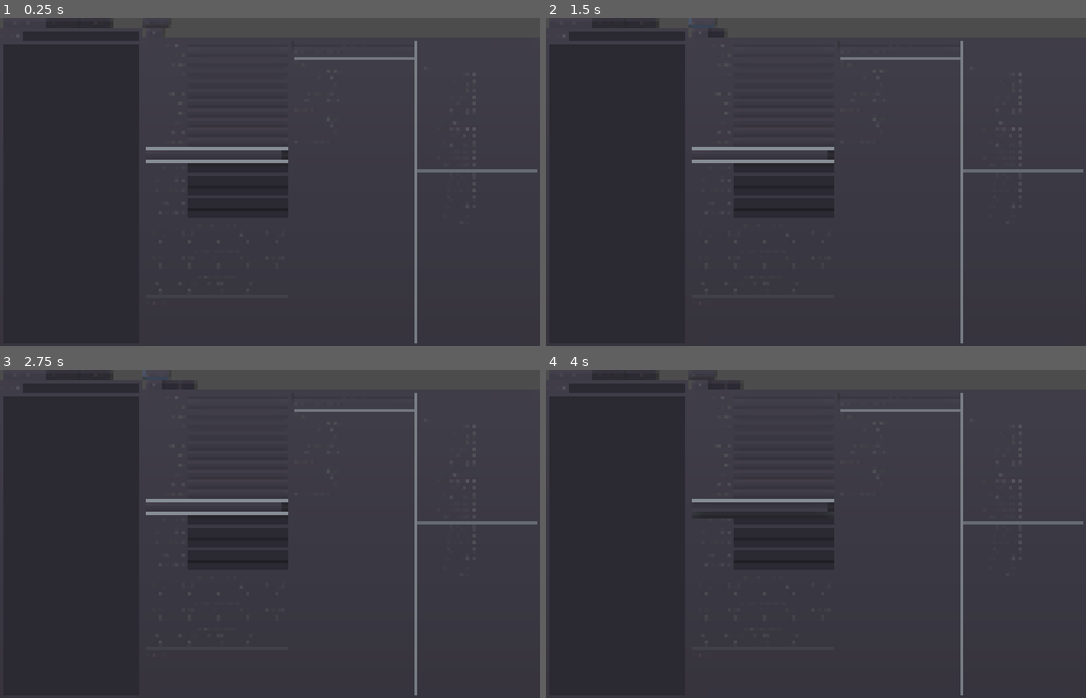
Above: before the commit, frames 1-4 (two rows, left to right).
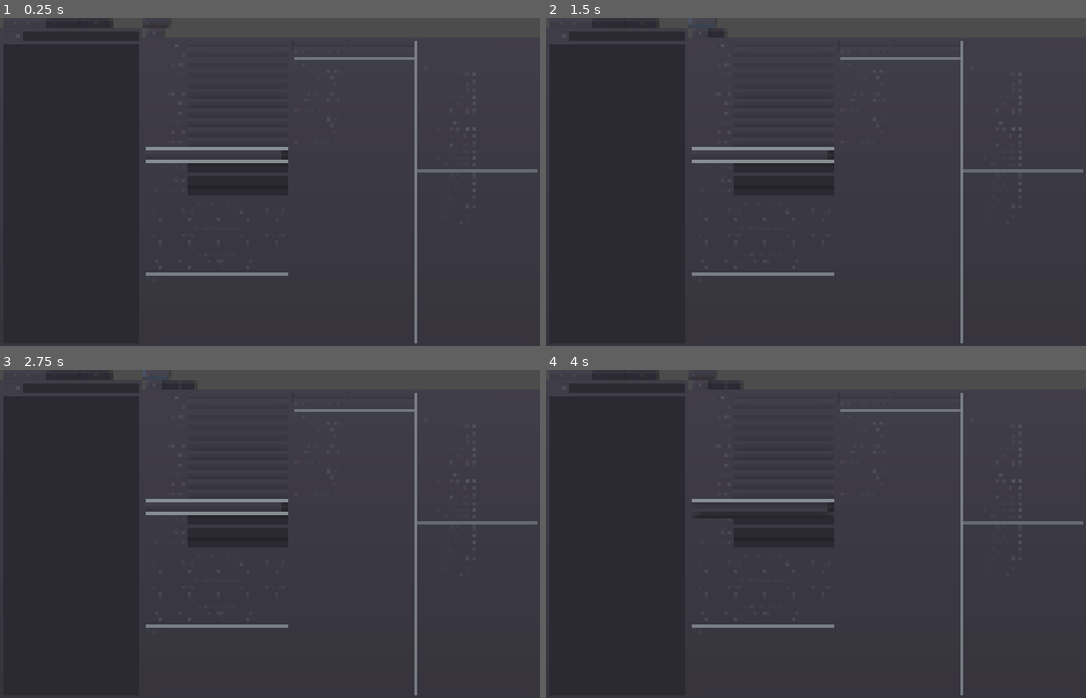
Above: after the commit, the same moments.

Repository: Hirmuolio/runescape-equipment-tool
Game: Godot game, scene res://main.tscn
The game is run twice, just before and just after one commit, with the same random seed, the same clock (stepped at 60 frames per second) and the same inputs.
Inputs (mouse positions are in pixels of both pictures, inside the frame that each line leads up to):
- Up to frame 1 (0.25 s): no input
- Up to frame 2 (1.5 s): click (627, 34) at 0.52 s; type "12" at 0.6 s; click "New set" at 1.25 s
- Up to frame 3 (2.75 s): click "New set" at 2 s
- Up to frame 4 (4 s): click (783, 396) at 2.77 s; click (762, 507) at 3.5 s

The runs differ from the first frame. In frame 1, 0.4% of the frame differs, in the area x 27-54%, y 58-79%; in frame 2, 0.4%; in frame 3, 0.4%; in frame 4, 0.4%.

Commit message:
hide unused mage/range

Diff:
--- a/interface/set.tscn
+++ b/interface/set.tscn
@@ -130,6 +130,7 @@
 label = "Defence lvl"
 
 [node name="magic" parent="player" instance=ExtResource( 3 )]
+visible = false
 anchor_right = 0.0
 anchor_bottom = 0.0
 margin_top = 388.0
@@ -139,11 +140,12 @@
 label = "Magic lvl"
 
 [node name="ranged" parent="player" instance=ExtResource( 3 )]
+visible = false
 anchor_right = 0.0
 anchor_bottom = 0.0
-margin_top = 416.0
-margin_right = 354.0
-margin_bottom = 440.0
+margin_top = 388.0
+margin_right = 354.0
+margin_bottom = 412.0
 value = 1
 label = "Ranged lvl"
 
@@ -155,22 +157,22 @@
 label = "Combat lvl:"
 
 [node name="HSeparator4" type="HSeparator" parent="player"]
-margin_top = 444.0
-margin_right = 354.0
-margin_bottom = 448.0
+margin_top = 388.0
+margin_right = 354.0
+margin_bottom = 392.0
 
 [node name="label6" type="Label" parent="player"]
-margin_top = 452.0
-margin_right = 354.0
-margin_bottom = 466.0
+margin_top = 396.0
+margin_right = 354.0
+margin_bottom = 410.0
 size_flags_horizontal = 3
 text = "Attack bonuses"
 align = 1
 
 [node name="eq_attack" type="GridContainer" parent="player"]
-margin_top = 470.0
-margin_right = 354.0
-margin_bottom = 502.0
+margin_top = 414.0
+margin_right = 354.0
+margin_bottom = 446.0
 columns = 5
 
 [node name="label" type="Label" parent="player/eq_attack"]
@@ -252,22 +254,22 @@
 align = 1
 
 [node name="HSeparator6" type="HSeparator" parent="player"]
-margin_top = 506.0
-margin_right = 354.0
-margin_bottom = 510.0
+margin_top = 450.0
+margin_right = 354.0
+margin_bottom = 454.0
 
 [node name="label7" type="Label" parent="player"]
-margin_top = 514.0
-margin_right = 354.0
-margin_bottom = 528.0
+margin_top = 458.0
+margin_right = 354.0
+margin_bottom = 472.0
 size_flags_horizontal = 3
 text = "Defence bonuses"
 align = 1
 
 [node name="eq_def" type="GridContainer" parent="player"]
-margin_top = 532.0
-margin_right = 354.0
-margin_bottom = 564.0
+margin_top = 476.0
+margin_right = 354.0
+margin_bottom = 508.0
 columns = 5
 
 [node name="label" type="Label" parent="player/eq_def"]
@@ -349,22 +351,22 @@
 align = 1
 
 [node name="HSeparator7" type="HSeparator" parent="player"]
-margin_top = 568.0
-margin_right = 354.0
-margin_bottom = 572.0
+margin_top = 512.0
+margin_right = 354.0
+margin_bottom = 516.0
 
 [node name="label8" type="Label" parent="player"]
-margin_top = 576.0
-margin_right = 354.0
-margin_bottom = 590.0
+margin_top = 520.0
+margin_right = 354.0
+margin_bottom = 534.0
 size_flags_horizontal = 3
 text = "Other bonuses"
 align = 1
 
 [node name="eq_other" type="GridContainer" parent="player"]
-margin_top = 594.0
-margin_right = 354.0
-margin_bottom = 626.0
+margin_top = 538.0
+margin_right = 354.0
+margin_bottom = 570.0
 columns = 5
 
 [node name="label" type="Label" parent="player/eq_other"]
@@ -446,20 +448,20 @@
 align = 1
 
 [node name="HSeparator5" type="HSeparator" parent="player"]
-margin_top = 630.0
-margin_right = 354.0
-margin_bottom = 634.0
+margin_top = 574.0
+margin_right = 354.0
+margin_bottom = 578.0
 
 [node name="Label" type="Label" parent="player"]
-margin_top = 638.0
-margin_right = 354.0
-margin_bottom = 652.0
+margin_top = 582.0
+margin_right = 354.0
+margin_bottom = 596.0
 text = "Prayers:"
 
 [node name="prayers" type="VBoxContainer" parent="player"]
-margin_top = 656.0
-margin_right = 354.0
-margin_bottom = 656.0
+margin_top = 600.0
+margin_right = 354.0
+margin_bottom = 600.0
 
 [node name="VSeparator" type="VSeparator" parent="."]
 margin_left = 358.0
